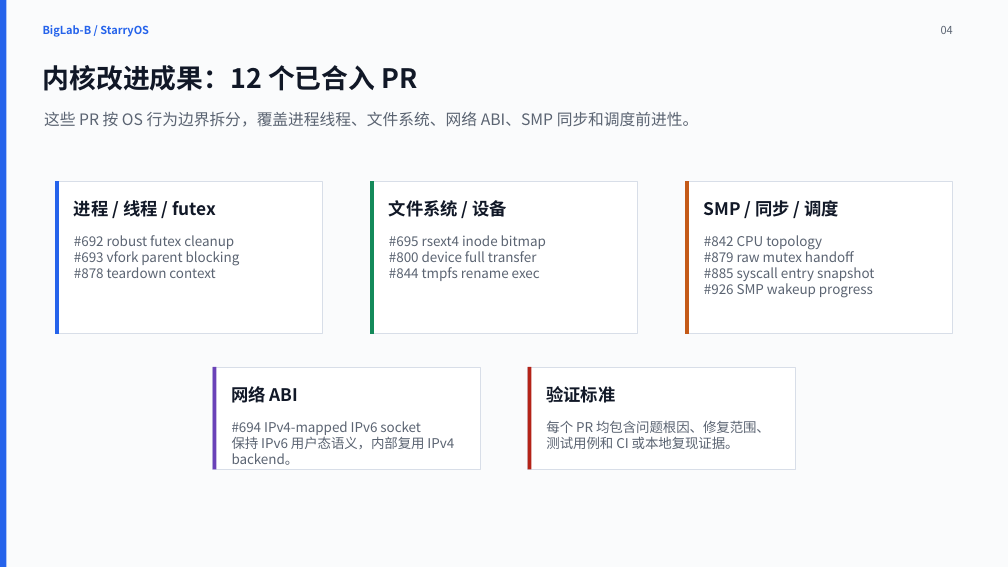
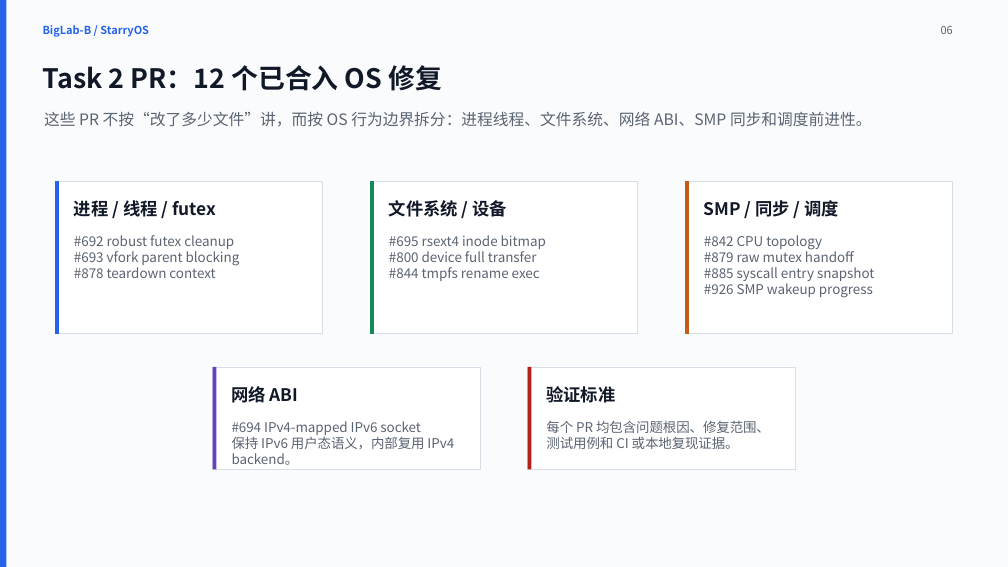
Before and after one commit to yks23/Auto-OS, a slide deck: slide 6 of showtime-2/final/biglab-b-final-yang-kaisen-minimal.pptx (slide 4 before the commit). Drawn at 1008x567 pixels with LibreOffice and Linux fonts; fonts in the diff are those of the drawing. Boxes give left, top, right and bottom in pixels: in the first picture for what was removed or moved away, otherwise in the second. Text is boxed around its words. In the diff, an @@ line names an element or a change of style, - is before the commit and + after.

```diff
--- a/showtime-2/final/biglab-b-final-yang-kaisen-minimal.pptx
+++ b/showtime-2/final/biglab-b-final-yang-kaisen-minimal.pptx
@@ text at (x1=941, y1=26, x2=953, y2=34): text changed @@
-04
+06
@@ text at (x1=43, y1=65, x2=442, y2=91): text changed @@
-内核改进成果：12 个已合入 PR
+Task 2 PR：12 个已合入 OS 修复
@@ text at (x1=44, y1=112, x2=872, y2=127): text changed @@
-这些 PR 按 OS 行为边界拆分，覆盖进程线程、文件系统、网络 ABI、SMP 同步和调度前进性。
+这些 PR 不按“改了多少文件”讲，而按 OS 行为边界拆分：进程线程、文件系统、网络 ABI、SMP 同步和调度前进性。
```
Also in this commit, not shown: 7 other slides changed, 7 slides added, 6 slides removed, 18 other files.
